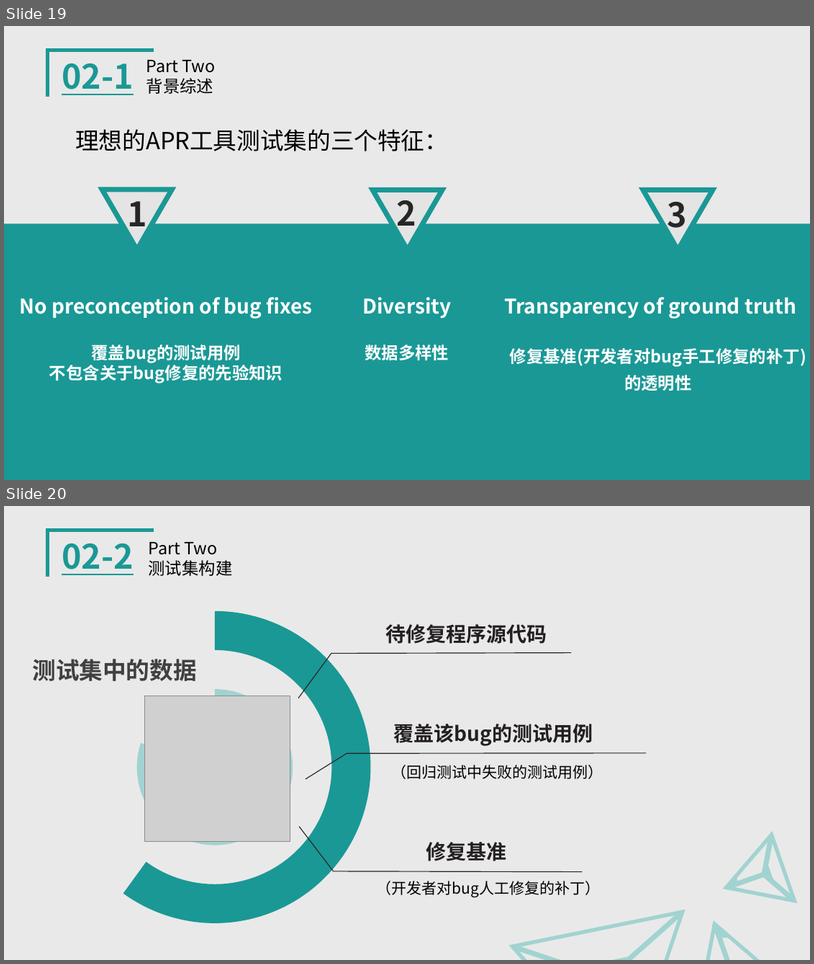
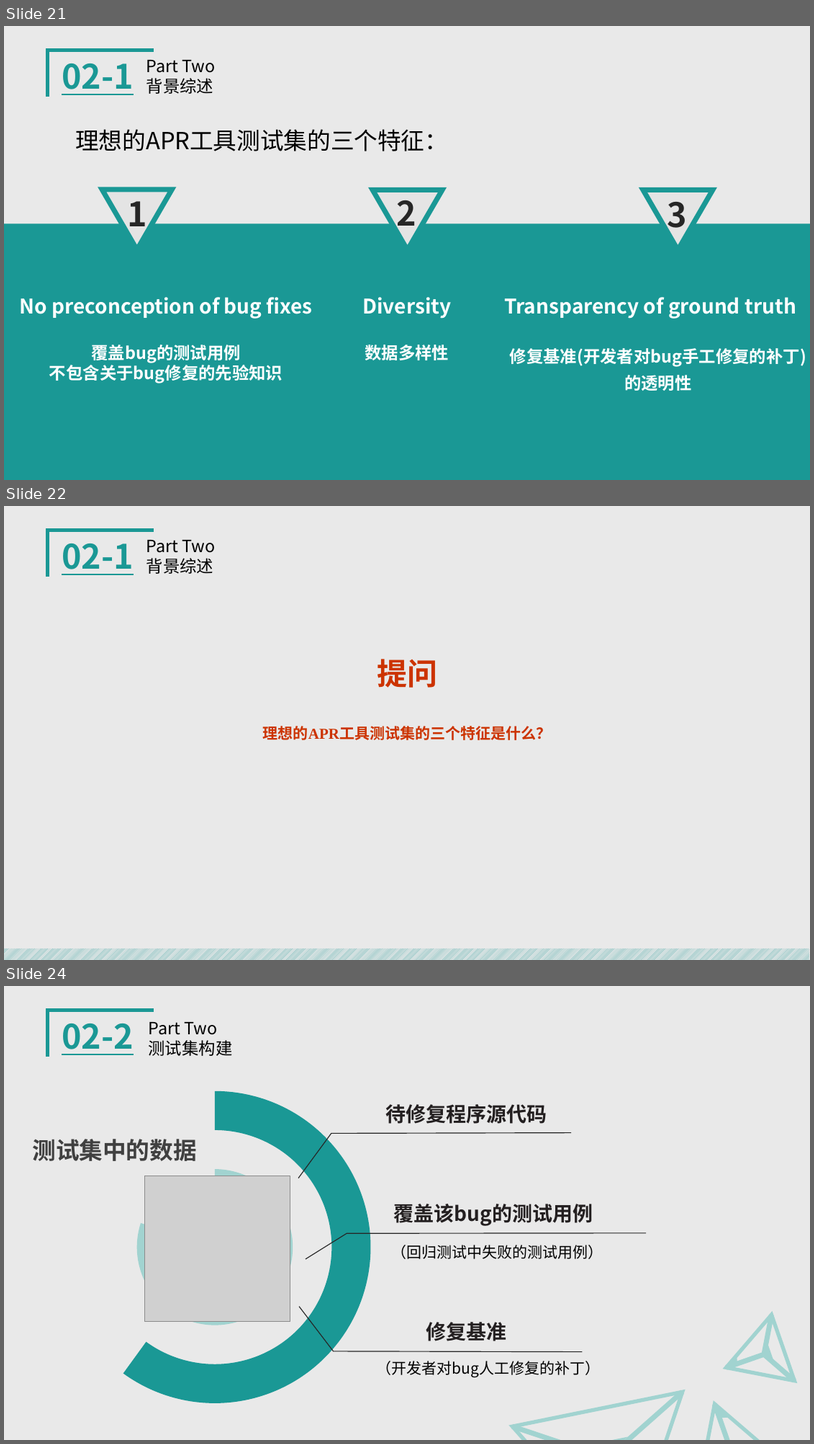
Before and after one commit to Ggiiljj/BALL_Date, a slide deck: 小组作业/SE2019春-G06-翻转课堂自动程序修复.pptx. Shown one above the other, each under a label of ours: slides 19 and 20 before the commit, slides 21, 22 and 24 after it; the slides between them are not shown. The pictures are 814x964 and 814x1444 pixels, drawn with LibreOffice and Linux fonts; fonts in the diff are those of the drawing; grey boxes stand for pictures. Boxes give left, top, right and bottom in pixels: in the first picture for what was removed or moved away, otherwise in the second. Text is boxed around its words. In the diff, an @@ line names an element or a change of style, - is before the commit and + after.

```diff
--- a/小组作业/SE2019春-G06-翻转课堂自动程序修复.pptx
+++ b/小组作业/SE2019春-G06-翻转课堂自动程序修复.pptx
@@ slide 22 added at box(4, 506, 810, 960), background #E9E9E9; not listed: 2 template elements that a slide beside it also shows @@
@@ text added at box(62, 543, 134, 575), 40 pt, text #1A9895, bold, underline @@
+02-1
@@ text added at box(147, 540, 216, 574), 20 pt, text #000000 @@
+Part Two
+背景综述
@@ text added at box(377, 659, 437, 687), 36 pt, text #CC3300, bold @@
+提问
@@ text added at box(263, 726, 551, 740), 18 pt, text #CC3300, bold @@
+理想的APR工具测试集的三个特征是什么？
@@ what was slide 19 is now slide 21 @@
@@ what was slide 20 is now slide 24 @@
```
Also in this commit, not shown: 9 slides changed, 4 other slides added, 1 slide removed, 3 other files.
